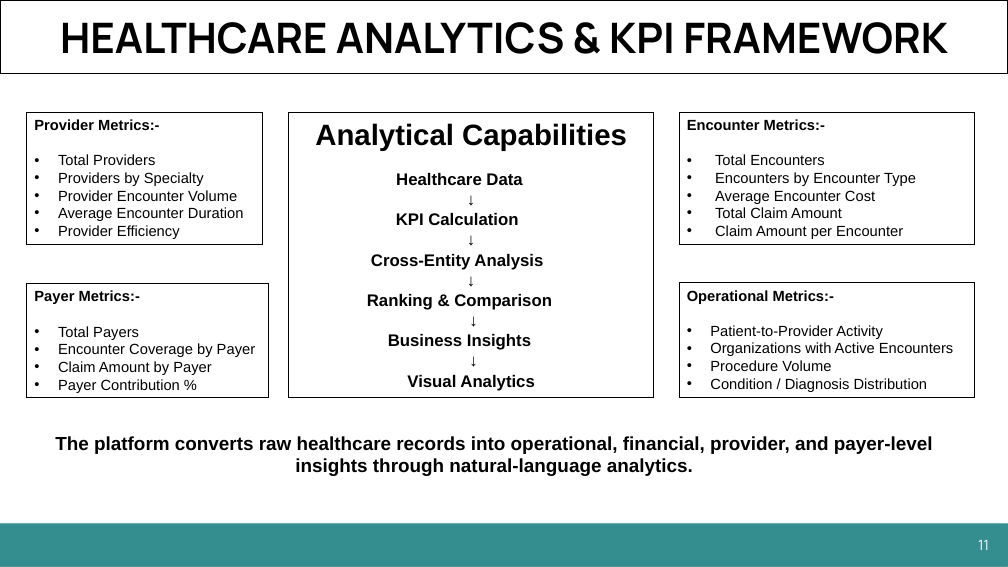
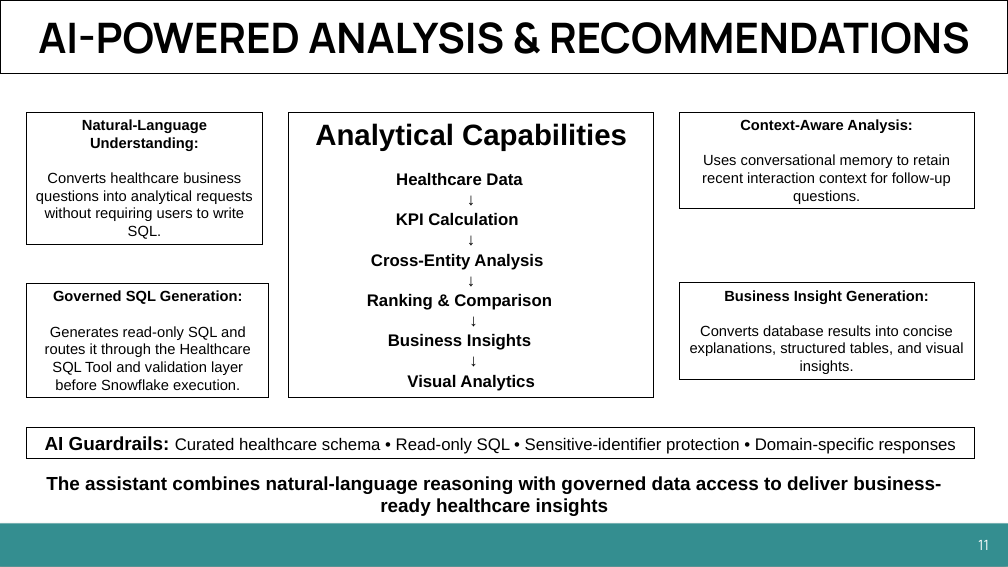
Before and after one commit to Shaan3213/AI-Healthcare-Analytics-Assistant, a slide deck: slide 11 of PPT/AI_Healthcare_Analyst_Agent_FinalPresentation.pptx. Drawn at 1008x567 pixels with LibreOffice and Linux fonts; fonts in the diff are those of the drawing. Boxes give left, top, right and bottom in pixels: in the first picture for what was removed or moved away, otherwise in the second. Text is boxed around its words. In the diff, an @@ line names an element or a change of style, - is before the commit and + after.

```diff
--- a/PPT/AI_Healthcare_Analyst_Agent_FinalPresentation.pptx
+++ b/PPT/AI_Healthcare_Analyst_Agent_FinalPresentation.pptx
@@ title at (38, 22, 970, 54): text changed @@
-HEALTHCARE ANALYTICS & KPI FRAMEWORK
+AI-POWERED ANALYSIS & RECOMMENDATIONS
@@ text in rectangle at (36, 119, 252, 239): text changed @@
-Provider Metrics:-
-• Total Providers
-• Providers by Specialty
-• Provider Encounter Volume
-• Average Encounter Duration
-• Provider Efficiency
+Natural-Language Understanding:
+Converts healthcare business questions into analytical requests without requiring users to write SQL.
@@ rectangle "Context-Aware Analysis:": place and size @@
-rectangle "Context-Aware Analysis:" at (680, 112, 975, 244)
+rectangle "Context-Aware Analysis:" at (680, 112, 975, 209)
@@ text in rectangle at (702, 119, 951, 204): text changed @@
-Encounter Metrics:-
-• Total Encounters
-• Encounters by Encounter Type
-• Average Encounter Cost
-• Total Claim Amount
-• Claim Amount per Encounter
+Context-Aware Analysis:
+Uses conversational memory to retain recent interaction context for follow-up questions.
@@ text in rectangle at (45, 290, 251, 390): text changed @@
-Payer Metrics:-
-• Total Payers
-• Encounter Coverage by Payer
-• Claim Amount by Payer
-• Payer Contribution %
+Governed SQL Generation:
+Generates read-only SQL and routes it through the Healthcare SQL Tool and validation layer before Snowflake execution.
@@ rectangle "Business Insight Generation:": place and size @@
-rectangle "Business Insight Generation:" at (680, 283, 975, 397)
+rectangle "Business Insight Generation:" at (680, 283, 975, 380)
@@ text in rectangle at (690, 290, 964, 374): text changed @@
-Operational Metrics:-
-• Patient-to-Provider Activity
-• Organizations with Active Encounters
-• Procedure Volume
-• Condition / Diagnosis Distribution
+Business Insight Generation:
+Converts database results into concise explanations, structured tables, and visual insights.
@@ rectangle added at (27, 428, 975, 458), outline #000000 0.75 pt, 16 pt, text #000000 @@
+AI Guardrails: Curated healthcare schema • Read-only SQL • Sensitive-identifier protection • Domain-specific responses
@@ text at (46, 476, 941, 516): text changed @@
-The platform converts raw healthcare records into operational, financial, provider, and payer-level insights through natural-language analytics.
+The assistant combines natural-language reasoning with governed data access to deliver business-ready healthcare insights
```
Also in this commit, not shown: 4 other slides changed, 1 other file.
